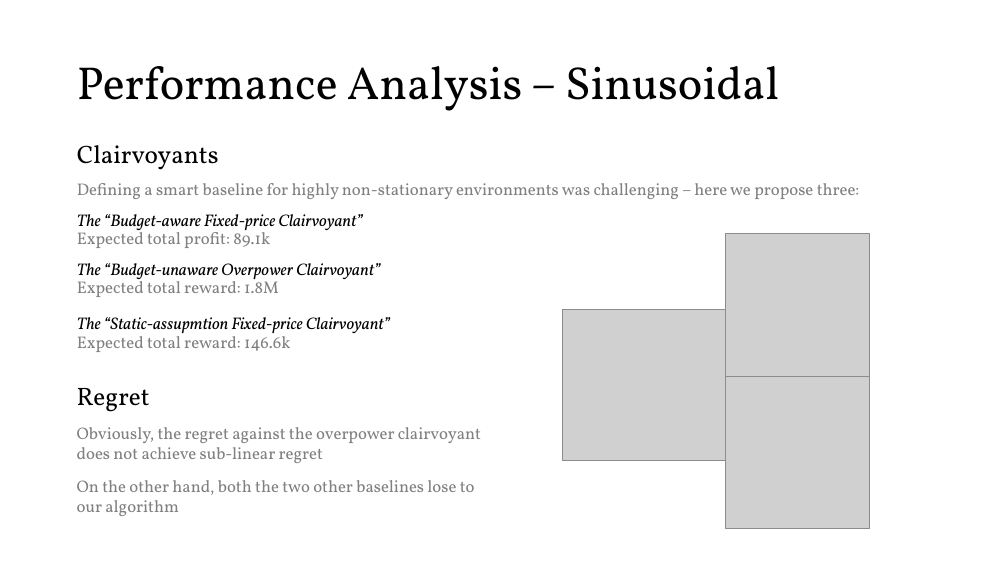
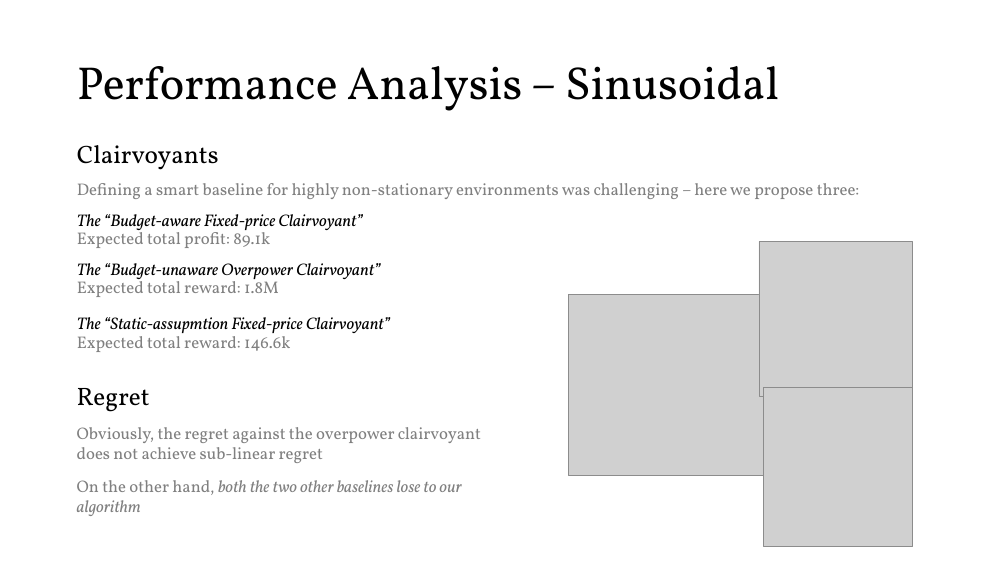
Before and after one commit to peetceenatoo/online-learning, a slide deck: slide 38 of Slides.pptx (slide 37 before the commit). Drawn at 1008x567 pixels with LibreOffice and Linux fonts; fonts in the diff are those of the drawing; grey boxes stand for pictures. Boxes give left, top, right and bottom in pixels: in the first picture for what was removed or moved away, otherwise in the second. Text is boxed around its words. In the diff, an @@ line names an element or a change of style, - is before the commit and + after.

```diff
--- a/Slides.pptx
+++ b/Slides.pptx
@@ picture: place and size @@
-picture at <box>726,234,870,385</box>
+picture at <box>759,242,913,397</box>
@@ picture: place and size @@
-picture at <box>563,309,726,461</box>
+picture at <box>569,295,766,476</box>
@@ picture removed at <box>726,377,870,528</box> @@
@@ picture added at <box>764,388,913,547</box> @@
@@ text at <box>77,480,461,516</box>: italic on in "both the two other baselines lose to ..." @@
```
Also in this commit, not shown: 13 other slides changed, 9 slides added, 1 other file.
